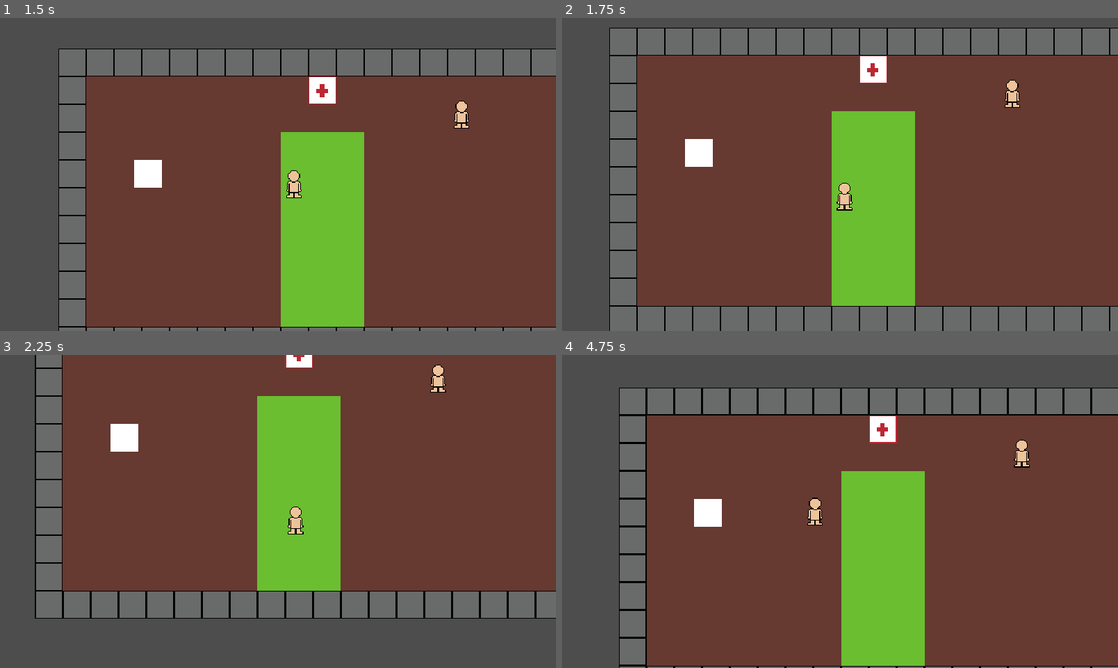
Above: before the commit, frames 1-4 (two rows, left to right).
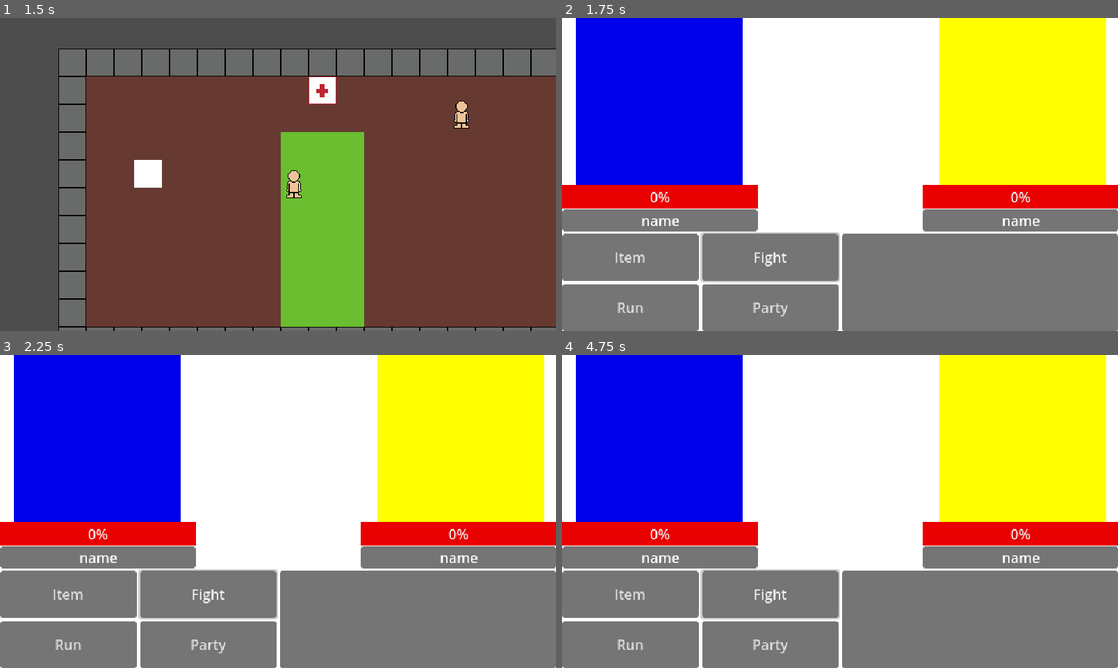
Above: after the commit, the same moments.

Repository: jevonsp/monstertamer_v0.1
Game: Godot game, scene res://main_scenes/game.tscn
Same seed, same stepped clock (60 frames per second), same inputs: the game is played once before the commit and once after it.
Inputs:
- Up to frame 1 (1.5 s): tap Enter at 0.5 s; hold D (right) 0.53-1.28 s; hold S (down) from 1.28 s (still down)
- Up to frame 2 (1.75 s): keep holding S (down)
- Up to frame 3 (2.25 s): release S (down) at 2.03 s; hold D (right) from 2.03 s (still down)
- Up to frame 4 (4.75 s): release D (right) at 2.78 s; hold W (up) 2.78-3.53 s; hold A (left) from 3.53 s (still down); tap Escape (no) at 4.15 s

Frame 1 is identical in both runs. In frame 2, 92% of the frame differs, in the area x 0-100%, y 0-100%; in frame 3, 92%; in frame 4, 98%.

Commit message:
trying to get moves to work

Diff:
--- a/components/MonsterInstance/monster_instance.gd
+++ b/components/MonsterInstance/monster_instance.gd
@@ -1,5 +1,7 @@
 class_name MonsterInstance
 extends Node
+
+@export var monster_data : MonsterData
 
 var monster_name : String
 var stats_component : StatsComponent
--- a/main_scenes/battle/battle_manager.gd
+++ b/main_scenes/battle/battle_manager.gd
@@ -1,59 +1,84 @@
 extends Control
 
-#signal move_used(move: Move, user: MonsterInstance, target: MonsterInstance)
-signal move_used(string: String)
+signal move_used(move: Move, user: MonsterInstance, target: MonsterInstance)
 signal target_requested
 
-enum TurnState {
-	PLAYER,
-	ENEMY,
-	RESOLVING,
-	ENDED
-}
-enum FightState {
-	DECIDING,
-	CHOOSING_1,
-	CHOOSING_2,
-	RESOLVING
-}
-@export var battle_scene :  Node
-@export_subgroup("Debug Properties")
-@export_range(0, 1, .01) var flee_chance
-@export_subgroup("Nodes")
-@export var ai_manager : Node
-@export_subgroup("Buttons")
-@export var move_1 : Button
-@export var move_5 : Button
-@export var fight : Button
+# ----- Enums -----
+enum TurnState { PLAYER, ENEMY, RESOLVING, ENDED }
+enum FightState { DECIDING, CHOOSING_1, CHOOSING_2, RESOLVING }
 
-var turn_queue : Array[Node] = []
+# ----- Exported Nodes & Properties -----
+@export var battle_scene: Node
+@export_range(0, 1, 0.01) var flee_chance: float
+
+@export_group("Nodes")
+@export var ai_manager: Node
+
+@export_group("Buttons")
+@export var move_1: Button
+@export var move_5: Button
+@export var fight: Button
+
+# ----- Internal State -----
+var turn_queue: Array[Node] = []
 var turn_actions: Array[String] = []
+var items_open: bool = false
+var turn_state: TurnState = TurnState.PLAYER
+var fight_state: FightState = FightState.DECIDING
 
-var items_open : bool = false
-
-var turn_state : TurnState = TurnState.PLAYER
-var fight_state : FightState = FightState.DECIDING
-
+# ----- Ready -----
 func _ready() -> void:
-	# This connects the button pushed signal to a turn action tracker
 	move_used.connect(track_turn_actions)
 
+# ----- Physics Update -----
 func _physics_process(delta: float) -> void:
+	_handle_cancel_input()
+
+func _handle_cancel_input() -> void:
 	if items_open and Input.is_action_just_pressed("no"):
 		%Items.visible = false
 		fight.grab_focus()
+		items_open = false
+
 	if fight_state == FightState.CHOOSING_1 and Input.is_action_just_pressed("no"):
 		show_fight_options()
 		turn_actions.pop_back()
 		fight.grab_focus()
+
 	if fight_state == FightState.CHOOSING_2 and Input.is_action_just_pressed("no"):
 		show_first_moves()
 		turn_actions.pop_back()
 		move_1.grab_focus()
 
-func button_focus(button: Button):
+# ----- UI Helpers -----
+func button_focus(button: Button) -> void:
 	button.grab_focus()
 
+func show_fight_options() -> void:
+	fight_state = FightState.DECIDING
+	%Moves1.visible = false
+	%Moves2.visible = false
+	%Options.visible = true
+	fight.grab_focus()
+
+func hide_fight_options() -> void:
+	%Options.visible = false
+
+func add_to_turn_queue(monster: MonsterInstance):
+	turn_queue.append(monster)
+
+
+func show_first_moves() -> void:
+	fight_state = FightState.CHOOSING_1
+	%Moves1.visible = true
+	%Moves2.visible = false
+
+func show_second_moves() -> void:
+	fight_state = FightState.CHOOSING_2
+	%Moves1.visible = false
+	%Moves2.visible = true
+
+# ----- Player Actions -----
 func _on_fight_pressed() -> void:
 	show_first_moves()
 	hide_fight_options()
@@ -64,97 +89,6 @@
 	items_open = true
 	%ItemList.grab_focus()
 
-func track_turn_actions(string):
-	turn_actions.append(string)
-	print(turn_actions)
-
-func show_fight_options() -> void:
-	fight_state = FightState.DECIDING
-	%Moves1.visible = false
-	%Moves2.visible = false
-	%Options.visible = true
-	fight.grab_focus()
-	print(fight_state)
-
-func hide_fight_options() -> void:
-	%Options.visible = false
-
-# Need to know how to confine focus to the targets
-func get_target():
-	# could use flags or something on move resources to say if they *do* need to target in single
-	if !battle_scene.is_double:
-		print("no target needed")
-	else:
-		target_requested.emit()
-		print("need to grab focus")
-
-func _on_move_1_pressed() -> void:
-	if !battle_scene.is_double:
-		if fight_state == FightState.CHOOSING_1:
-			move_used.emit("move_1")
-			fight_state == FightState.RESOLVING
-			get_ai_move()
-	else:
-		if fight_state == FightState.CHOOSING_1:
-			# Targeting would go here
-			get_target()
-			move_used.emit("move_1")
-			show_second_moves()
-			%Moves2/Move5.grab_focus()
-		elif fight_state == FightState.CHOOSING_2:
-			move_used.emit("move_1")
-			get_ai_move()
-
-func _on_move_2_pressed() -> void:
-	pass
-
-func _on_move_3_pressed() -> void:
-	pass
-
-func _on_move_4_pressed() -> void:
-	pass
-
-func show_first_moves() -> void:
-	fight_state = FightState.CHOOSING_1
-	print(fight_state)
-	%Moves1.visible = true
-	%Moves2.visible = false
-
-func show_second_moves() -> void:
-	fight_state = FightState.CHOOSING_2
-	print(fight_state )
-	%Moves1.visible = false
-	%Moves2.visible = true
-
-func get_ai_move():
-	print(turn_state)
-	print("get ai move")
-	ai_manager.get_ai_moves()
-	turn_actions.clear()
-	show_fight_options()
-
-func _on_move_5_pressed() -> void:
-	get_target()
-	move_used.emit("move_5")
-	fight_state = FightState.RESOLVING
-	get_ai_move()
-	turn_state = TurnState.ENEMY
-
-func _on_move_6_pressed() -> void:
-	pass
-
-func _on_move_7_pressed() -> void:
-	pass
-
-func _on_move_8_pressed() -> void:
-	pass
-
-func execute_turn_queue():
-	pass
-
-func _on_party_pressed() -> void:
-	pass
-
 func _on_run_pressed() -> void:
 	attempt_run()
 
@@ -163,3 +97,58 @@
 		print("You Flee")
 	else:
 		print("You Fail to Flee")
+
+# ----- Move Handling -----
+func _on_move_1_pressed() -> void:
+	var user : MonsterInstance = turn_queue[0]
+	var move : Move = user.known_moves[0]
+	var target : MonsterInstance = get_target()
+	move_used.emit(move, user, target)
+	print(move_used)
+	if turn_queue.size() > 1:
+		show_second_moves()
+
+func _on_move_5_pressed() -> void:
+	_process_move("move_5")
+
+func _on_move_2_pressed() -> void: pass
+func _on_move_3_pressed() -> void: pass
+func _on_move_4_pressed() -> void: pass
+func _on_move_6_pressed() -> void: pass
+func _on_move_7_pressed() -> void: pass
+func _on_move_8_pressed() -> void: pass
+
+func _process_move(move_name: String) -> void:
+	if !battle_scene.is_double:
+		if fight_state == FightState.CHOOSING_1:
+			move_used.emit(move_name)
+			fight_state = FightState.RESOLVING
+			get_ai_move()
+	else:
+		if fight_state == FightState.CHOOSING_1:
+			get_target()
+			move_used.emit(move_name)
+			show_second_moves()
+			%Moves2/Move5.grab_focus()
+		elif fight_state == FightState.CHOOSING_2:
+			move_used.emit(move_name)
+			get_ai_move()
+
+func get_target() -> Node:
+	var enemy_party = get_node_or_null("/root/Game/EnemyParty")
+	return enemy_party.get_child(0)
+
+func track_turn_actions(move_name: String) -> void:
+	turn_actions.append(move_name)
+	print(turn_actions)
+
+# ----- AI Integration -----
+func get_ai_move() -> void:
+	print(turn_state, "get ai move")
+	ai_manager.get_ai_moves()
+	turn_actions.clear()
+	show_fight_options()
+
+# ----- Placeholder -----
+func execute_turn_queue() -> void: pass
+func _on_party_pressed() -> void: pass
--- a/main_scenes/battle/battle_scene.gd
+++ b/main_scenes/battle/battle_scene.gd
@@ -5,7 +5,9 @@
 # later use signal from encounter zone to flip these, clean them up at the end
 @export var is_double : bool = false
 @export var camera : Camera2D
+@export_subgroup("Nodes")
 @export var enemy_party : Node
+@export var battle_manager : Node
 
 var allowed_to_target : bool = false
 # Encounter zone will emit signal to party which then in turn makes an array and emits it to battle scene
@@ -17,9 +19,6 @@
 	for node in get_tree().get_nodes_in_group("target"):
 		node.disabled
 
-func _on_enemy_party_ready() -> void:
-	setup_battle()
-
 func setup_battle():
 	%Options/Fight.grab_focus()
 	show_ui()
@@ -29,6 +28,12 @@
 func end_battle():
 	is_double  = false
 	hide_ui()
+
+func _on_party_monster_for_queue(node: MonsterInstance) -> void:
+	battle_manager.add_to_turn_queue(node)
+
+func _on_enemy_party_enemy_monster_for_queue(node: MonsterInstance) -> void:
+	battle_manager.add_to_turn_queue(node)
 
 func setup_player_monsters():
 	for monster_instance in party:
--- a/main_scenes/battle/battle_scene.tscn
+++ b/main_scenes/battle/battle_scene.tscn
@@ -15,10 +15,11 @@
 [sub_resource type="StyleBoxFlat" id="StyleBoxFlat_rca61"]
 bg_color = Color(0, 0, 0, 0.917647)
 
-[node name="BattleScene" type="Node2D" node_paths=PackedStringArray("camera")]
+[node name="BattleScene" type="Node2D" node_paths=PackedStringArray("camera", "battle_manager")]
 z_index = 3
 script = ExtResource("1_idkgt")
 camera = NodePath("Camera2D")
+battle_manager = NodePath("BattleManager")
 
 [node name="ColorRect" type="ColorRect" parent="."]
 z_index = -1
--- a/main_scenes/game.gd
+++ b/main_scenes/game.gd
@@ -1,10 +1,12 @@
 extends Node2D
+signal battle_ready
 
 @export_subgroup("Nodes")
 @export var enemy_party : Node
 @export var party : Node
 @export var storage_manager : Node
 @export var monster_factory : Node
+@export var battle_scene : Node
 
 
 func _ready() -> void:
@@ -14,3 +16,4 @@
 func _on_encounter_needed(event: EncounterEvent) -> void:
 	var monster = monster_factory.create_from_encounter(event)
 	enemy_party.add_child(monster)
+	battle_scene.setup_battle()
--- a/main_scenes/game.tscn
+++ b/main_scenes/game.tscn
@@ -11,6 +11,7 @@
 [ext_resource type="Script" uid="uid://cf7eub3ripssg" path="res://main_scenes/party/party.gd" id="6_m3jfi"]
 [ext_resource type="PackedScene" uid="uid://bfft6btg2h78k" path="res://main_scenes/wild_party/enemy_party.tscn" id="7_0tnpc"]
 [ext_resource type="PackedScene" uid="uid://drha37ou4kgj3" path="res://main_scenes/storage_manager/storage_manager.tscn" id="7_7j0c4"]
+[ext_resource type="PackedScene" uid="uid://ve5q7w7kbn38" path="res://components/MonsterInstance/monster_instance.tscn" id="7_noxtv"]
 [ext_resource type="PackedScene" uid="uid://cjtia66k50wk0" path="res://main_scenes/monster_factory/monster_factory.tscn" id="8_7j0c4"]
 [ext_resource type="Resource" uid="uid://cajcst55ivnkf" path="res://monsters/pistol_shrimp.tres" id="11_mf5kq"]
 [ext_resource type="Resource" uid="uid://mkqktbhjqjxf" path="res://monsters/pyro_badger.tres" id="13_mf5kq"]
@@ -24,12 +25,13 @@
 [sub_resource type="RectangleShape2D" id="RectangleShape2D_m3jfi"]
 size = Vector2(29, 27)
 
-[node name="Game" type="Node2D" node_paths=PackedStringArray("enemy_party", "party", "storage_manager", "monster_factory")]
+[node name="Game" type="Node2D" node_paths=PackedStringArray("enemy_party", "party", "storage_manager", "monster_factory", "battle_scene")]
 script = ExtResource("1_6h35g")
 enemy_party = NodePath("EnemyParty")
 party = NodePath("Party")
 storage_manager = NodePath("StorageManager")
 monster_factory = NodePath("MonsterFactory")
+battle_scene = NodePath("BattleScene")
 
 [node name="Player" parent="." instance=ExtResource("2_iywne")]
 z_index = 1
@@ -45,6 +47,10 @@
 
 [node name="Party" parent="." instance=ExtResource("4_im5ls")]
 script = ExtResource("6_m3jfi")
+
+[node name="MonsterInstance" parent="Party" instance=ExtResource("7_noxtv")]
+
+[node name="MonsterInstance2" parent="Party" instance=ExtResource("7_noxtv")]
 
 [node name="StorageManager" parent="." node_paths=PackedStringArray("player") instance=ExtResource("7_7j0c4")]
 player = NodePath("../Player")
@@ -89,8 +95,9 @@
 position = Vector2(3.5, 0.5)
 shape = SubResource("RectangleShape2D_m3jfi")
 
+[connection signal="battle_ready" from="." to="BattleScene" method="_on_game_battle_ready"]
 [connection signal="moved_to_tile" from="Player" to="EncounterZone" method="_on_player_moved_to_tile"]
 [connection signal="moved_to_tile" from="Player" to="TrainerComponent" method="_on_player_moved_to_tile"]
 [connection signal="battle_ended" from="BattleScene" to="EnemyParty" method="_on_battle_scene_battle_ended"]
-[connection signal="enemy_party_ready" from="EnemyParty" to="Player" method="_on_enemy_party_ready"]
-[connection signal="enemy_party_ready" from="EnemyParty" to="BattleScene" method="_on_enemy_party_ready"]
+[connection signal="enemy_monster_for_queue" from="EnemyParty" to="BattleScene" method="_on_enemy_party_enemy_monster_for_queue"]
+[connection signal="monster_for_queue" from="Party" to="BattleScene" method="_on_party_monster_for_queue"]
--- a/main_scenes/party/party.gd
+++ b/main_scenes/party/party.gd
@@ -1,9 +1,10 @@
 extends Node
 
-@export var monster_instance : Node
-
-func _ready():
-	pass
+signal monster_for_queue(node: MonsterInstance)
 
 func add_party_member(encounter: EncounterEvent):
 	pass
+
+func send_to_turn_queue():
+	for node in get_children():
+		monster_for_queue.emit(node)
--- a/main_scenes/wild_party/enemy_party.gd
+++ b/main_scenes/wild_party/enemy_party.gd
@@ -1,20 +1,11 @@
 extends Node
 
-signal enemy_party_ready
+signal enemy_monster_for_queue(node: MonsterInstance)
+
 
 var monster_data_array : Array[MonsterData] = []
 
 @onready var monster_factory = %MonsterFactory
-
-func _ready() -> void:
-	for zone in get_tree().get_nodes_in_group("encounter_zone"):
-		zone.need_random_encounter.connect(_on_random_encounter)
-
-func _on_random_encounter(event: EncounterEvent) -> void:
-	pass
-
-func _on_player_monster_needed(node: MonsterInstance):
-	pass
 
 func construct_monster_data_array():
 	print(EncounterEvent)
@@ -23,3 +14,7 @@
 	for child in get_children():
 		queue_free()
 		print("child deleted: ", child)
+
+func send_to_turn_queue():
+	for node in get_children():
+		enemy_monster_for_queue.emit(node)
Not shown: 1 places in main_scenes/game.tscn that only renumber resources
